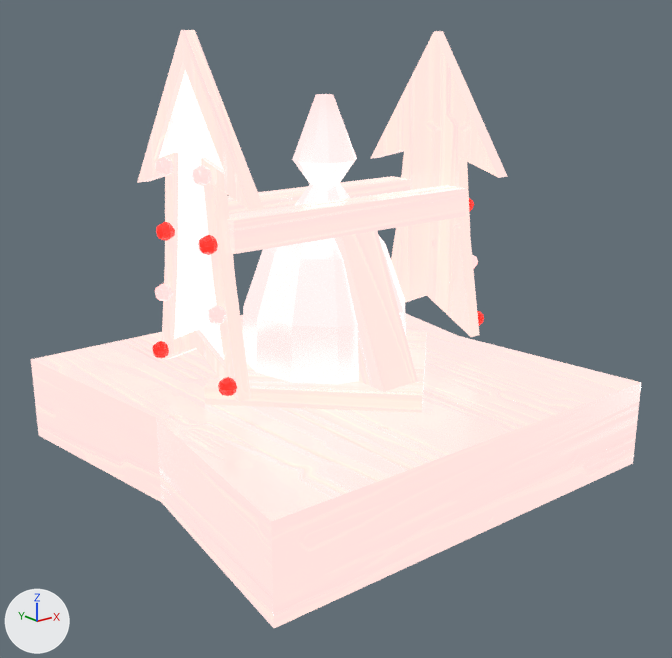
One commit to the glTF model obstacles/laser/GameReadyLaserBase.glb: the scene before it, then after it.
Camera for both pictures: a 50 mm lens placed at (-4.26, -5.45, 2.5), pointed at (-0.04, -0.18, 0.39). Lighting does not change. The marker at lower left points along +X, +Y and +Z. Vertices at the same position are counted once.

Before the edit, the objects in view are built like this:
```python
ob_laserbase_008 = bpy.data.objects.new('Laserbase.008', me_plane_036)
ob_laserbase_008.location = (0.004, 0.0, 0.986)
```
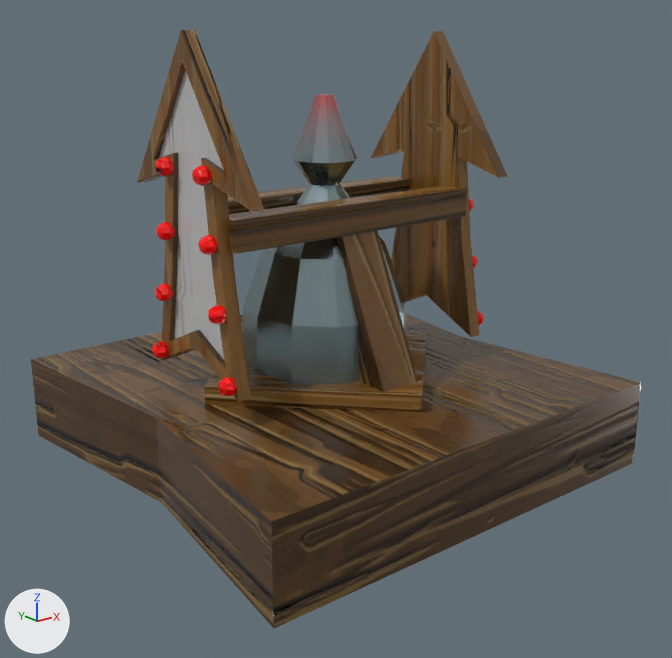
Where the change shows, as pixel boxes (x1, y1, x2, y2) in the pictures (672 x 658 px):
```json
{"object": "Laserbase.008", "change": "recoloured, surface changed", "before": [31, 30, 641, 628], "after": [31, 30, 641, 628]}
{"part": 1, "of": "me_plane_036", "change": "recoloured", "before": [152, 198, 484, 396], "after": [152, 198, 484, 396]}
```

Scene script edits in JSON lines:
```json
{"block": "mat_laserbase", "where": "n0 = _N.new('ShaderNodeBsdfPrincipled'); n0.name = 'Principled BSDF'"}
{"op": "remove", "block": "mat_laserbase", "code": "n0.inputs[27].default_value = (1.0, 0.737, 0.716, 1.0)  # 'Emission Color', white #ffdfdc"}
{"op": "remove", "block": "mat_laserbase", "code": "n0.inputs[28].default_value = 1.0  # 'Emission Strength'"}
{"block": "me_plane_036", "where": "me_plane_036.from_pydata(...)  # 628 vertices, 1156 faces; spans x -1.72..1.71, y -1.7..1.72, z -1.67..1.56"}
{"block": "me_plane_036", "where": "# used by ob_laserbase_008; location = (0.004, 0.0, 0.986)"}
{"block": "me_plane_036", "change": "me_plane_036 part 1: 384 faces spanning x -1.27..1.27, y -0.54..0.53, z -0.77..0.3 switch from mat_laserbase_001 to mat_laserbase"}
```
